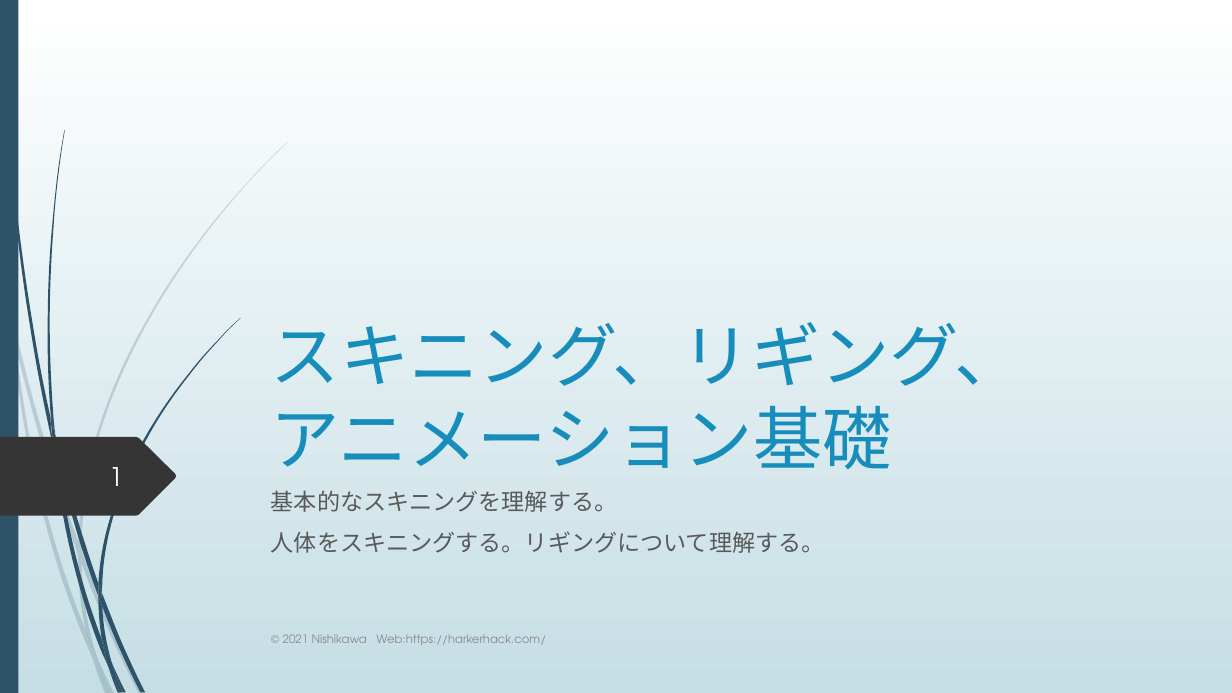
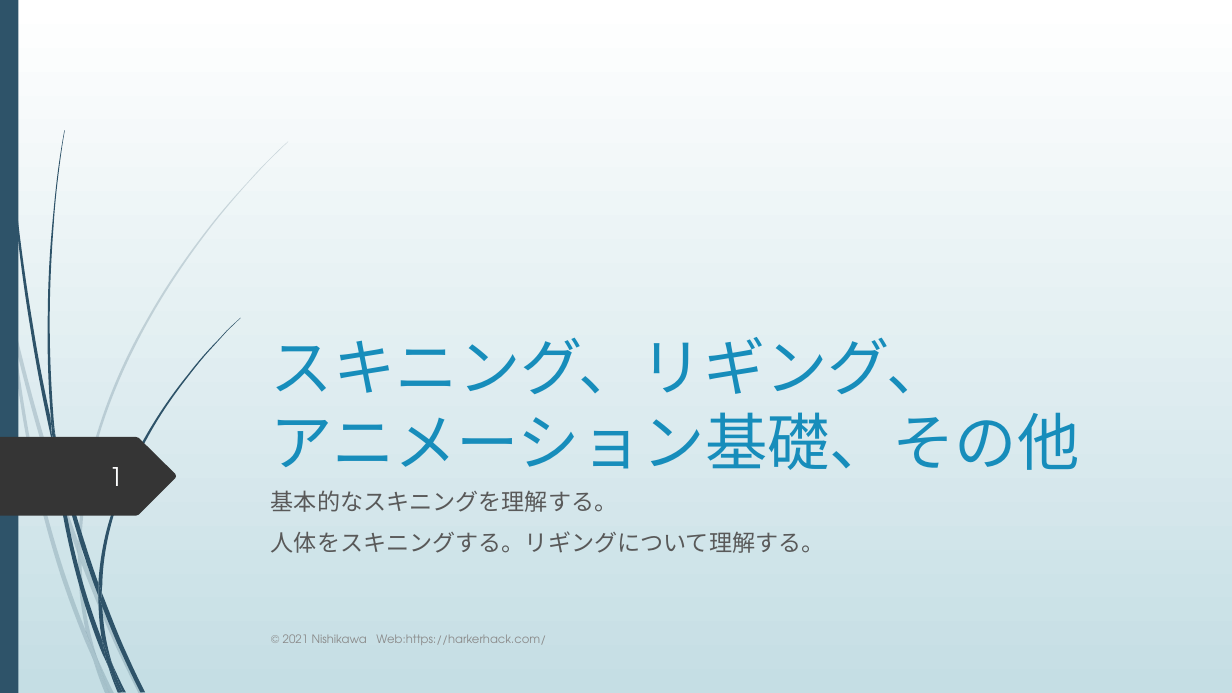
Before and after one commit to nineharker/lecturer, a slide deck: slide 1 of Mayaオペレーション１/第6回.pptx. Drawn at 1232x693 pixels with LibreOffice and Linux fonts; fonts in the diff are those of the drawing. Boxes give left, top, right and bottom in pixels: in the first picture for what was removed or moved away, otherwise in the second. Text is boxed around its words. In the diff, an @@ line names an element or a change of style, - is before the commit and + after.

```diff
--- a/Mayaオペレーション１/第6回.pptx
+++ b/Mayaオペレーション１/第6回.pptx
@@ title at [271,337,1080,470]: text changed; size 54 to 48.6 pt @@
-スキニング、リギング、
-アニメーション基礎
+スキニング、リギング、
+アニメーション基礎、その他
```
Also in this commit, not shown: 5 other slides changed, 3 slides added, 1 other file.
